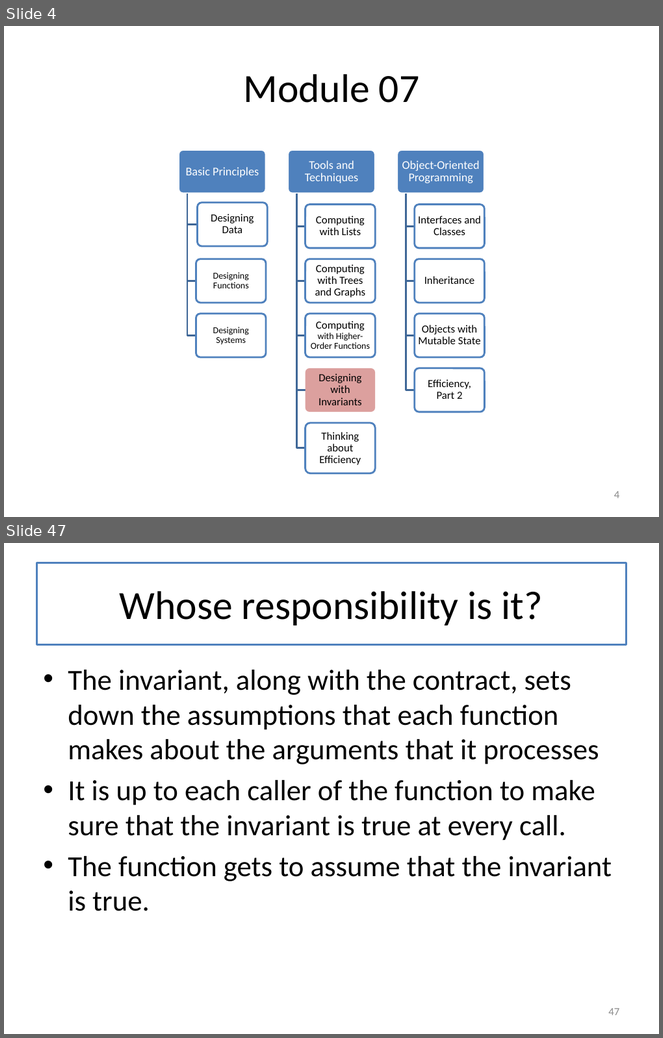
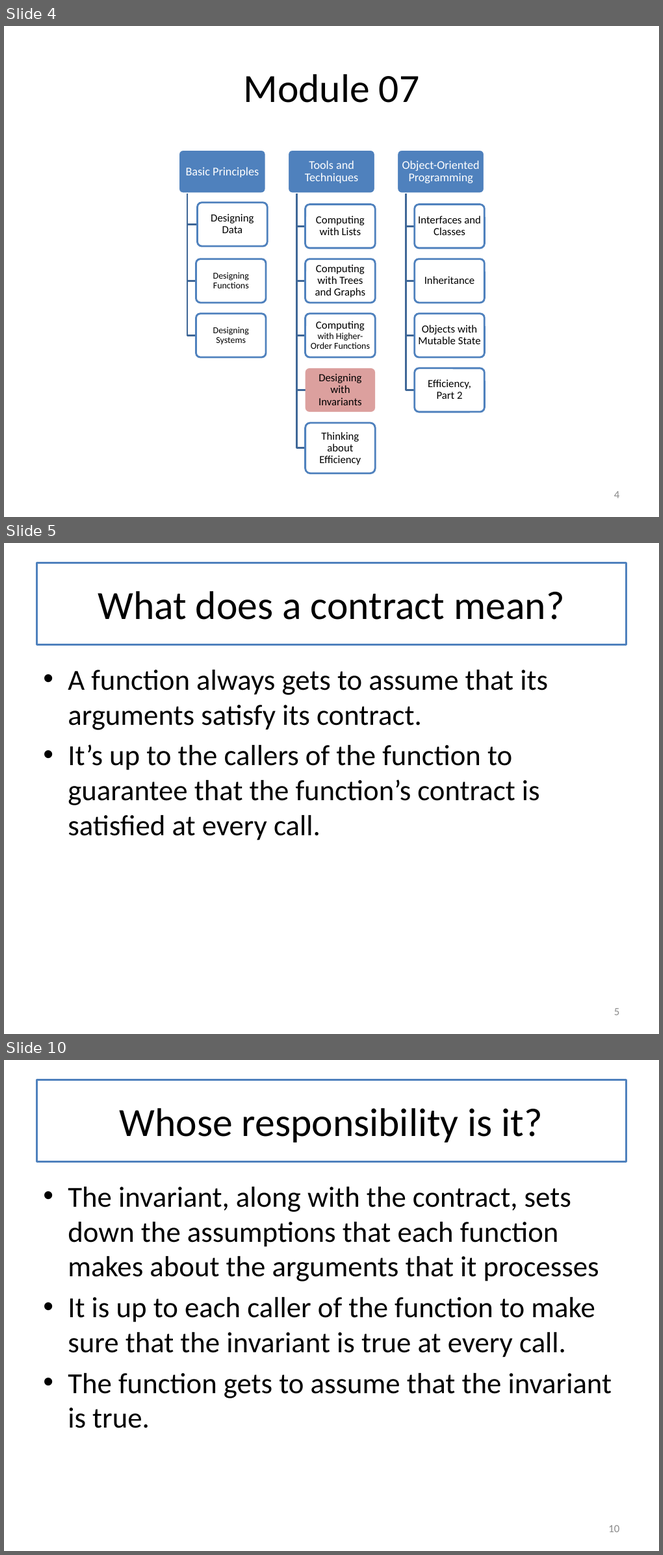
Before and after one commit to mwand/cs5010f17, a slide deck: Slides/Lesson 7.1-7.3 Invariants Combined.pptx. Shown one above the other, each under a label of ours: slides 4 and 47 before the commit, slides 4, 5 and 10 after it; the slides between them are not shown. The pictures are 663x1038 and 663x1555 pixels, drawn with LibreOffice and Linux fonts; fonts in the diff are those of the drawing. Boxes give left, top, right and bottom in pixels: in the first picture for what was removed or moved away, otherwise in the second. Text is boxed around its words. In the diff, an @@ line names an element or a change of style, - is before the commit and + after.

```diff
--- a/Slides/Lesson 7.1-7.3 Invariants Combined.pptx
+++ b/Slides/Lesson 7.1-7.3 Invariants Combined.pptx
@@ slide 5 added at (4, 543, 659, 1034), background #FFFFFF @@
@@ title added at (36, 563, 627, 644), fill #FFFFFF, outline #4F81BD 2.25 pt, 44 pt, text #000000 @@
+What does a contract mean?
@@ text added at (68, 670, 548, 841), 32 pt, text #000000 @@
+• A function always gets to assume that its arguments satisfy its contract.
+• It’s up to the callers of the function to guarantee that the function’s contract is satisfied at every call.
@@ page number added at (614, 1008, 620, 1016), 12 pt, text #8C8C8C @@
+5
@@ what was slide 47 is now slide 10 @@
@@ page number at (608, 1525, 620, 1533): text changed @@
-47
+10
```
Also in this commit, not shown: 6 other slides added.
